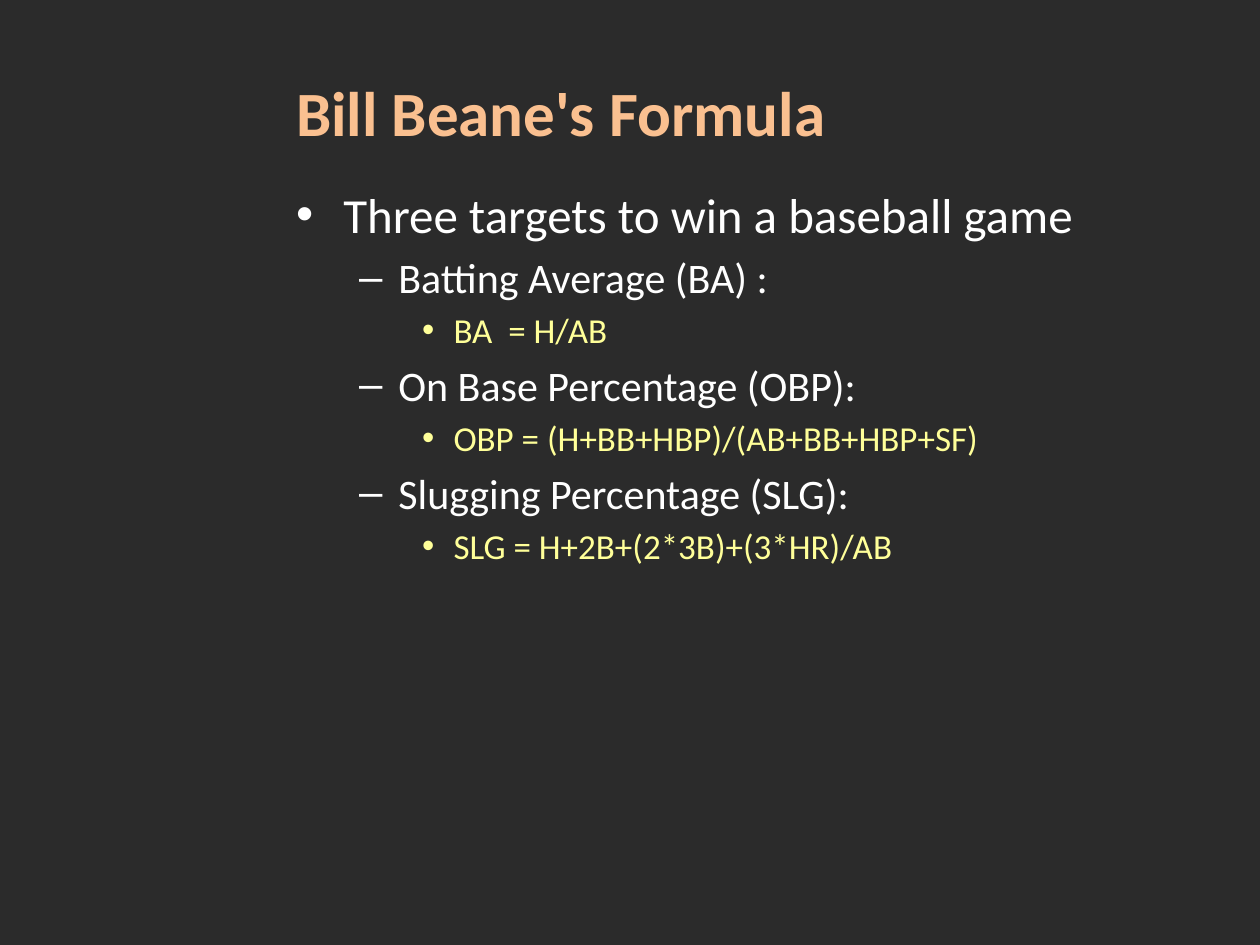
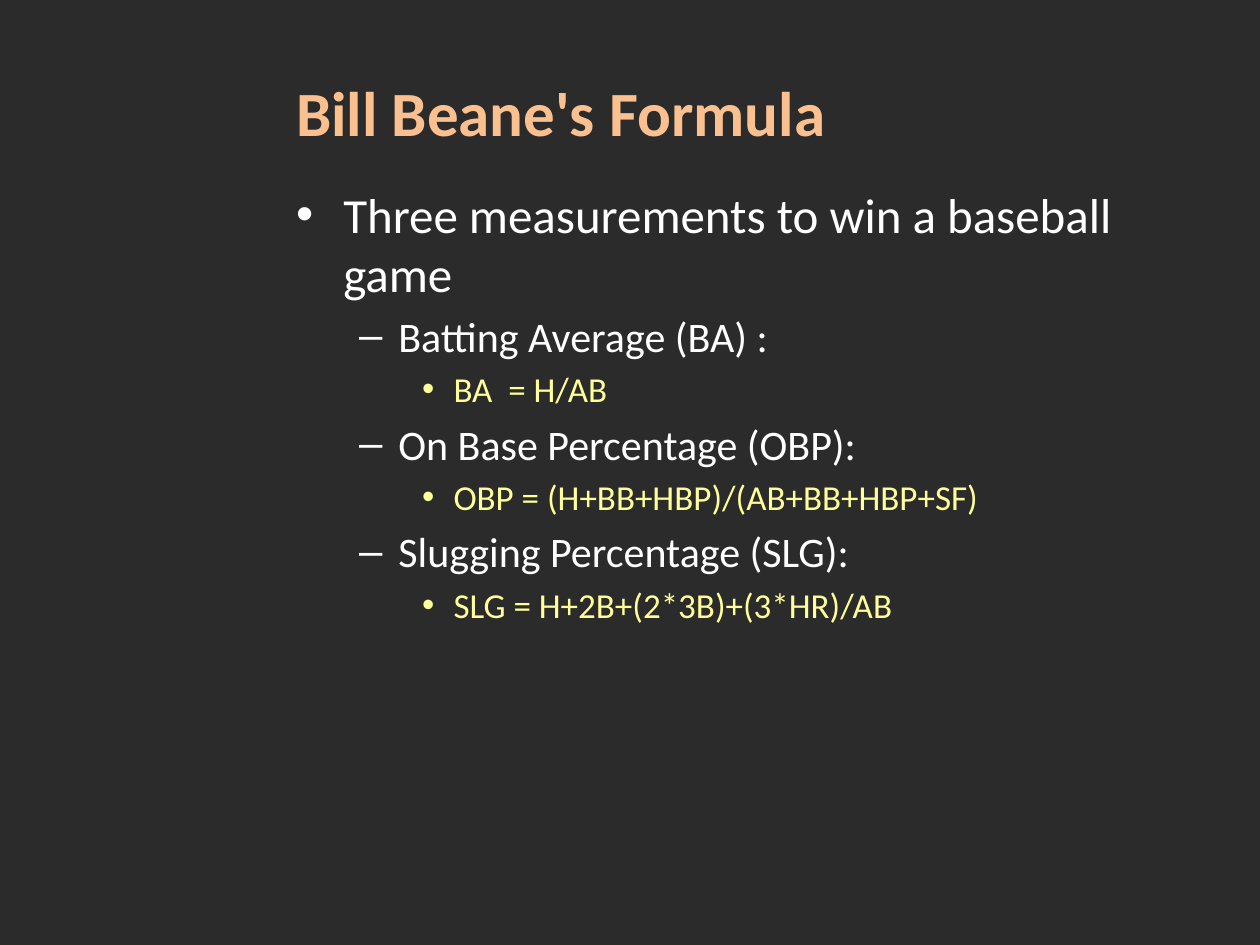
Before and after one commit to JeffWang0501/VALabProject2016, a slide deck: slide 5 of VA_Project_Proposal.pptx (slide 4 before the commit). Drawn at 1260x945 pixels with LibreOffice and Linux fonts; fonts in the diff are those of the drawing; background and template pictures are left out; a plain dark background stands for a picture behind light text. Boxes give left, top, right and bottom in pixels: in the first picture for what was removed or moved away, otherwise in the second. Text is boxed around its words. In the diff, an @@ line names an element or a change of style, - is before the commit and + after.

```diff
--- a/VA_Project_Proposal.pptx
+++ b/VA_Project_Proposal.pptx
@@ text at <box>343,199,1111,301</box>: text changed @@
-• Three targets to win a baseball game
+• Three measurements to win a baseball game
```
Also in this commit, not shown: 9 other slides changed, 1 slide added.
